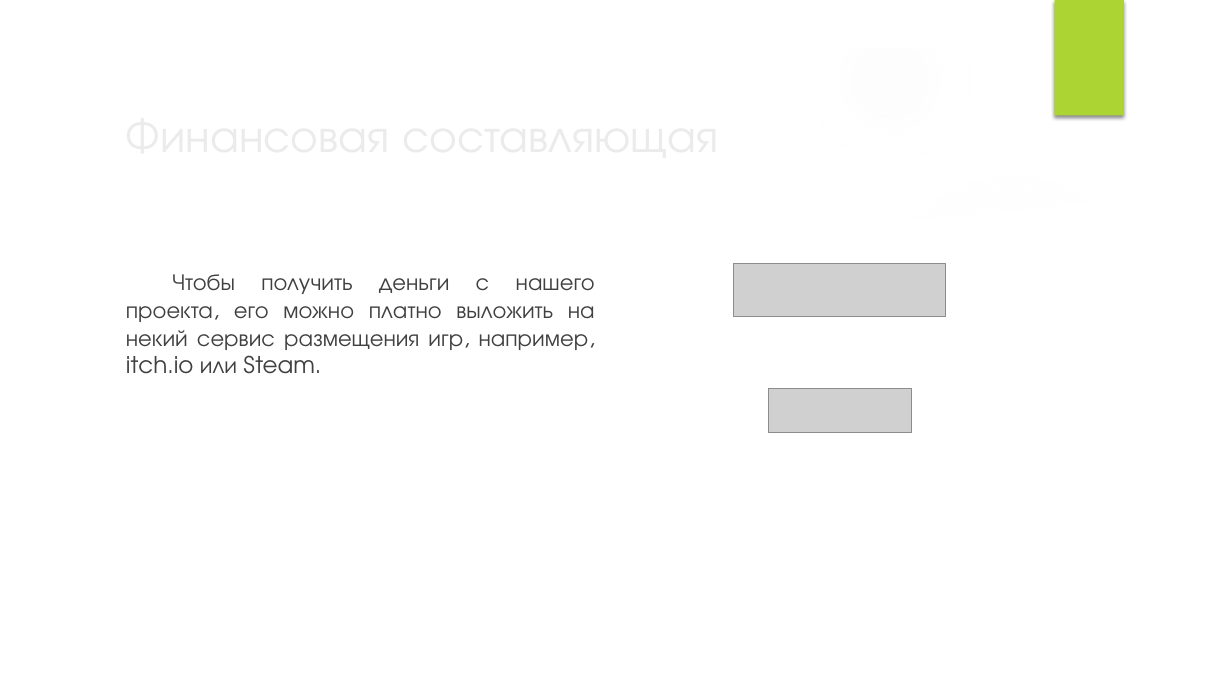
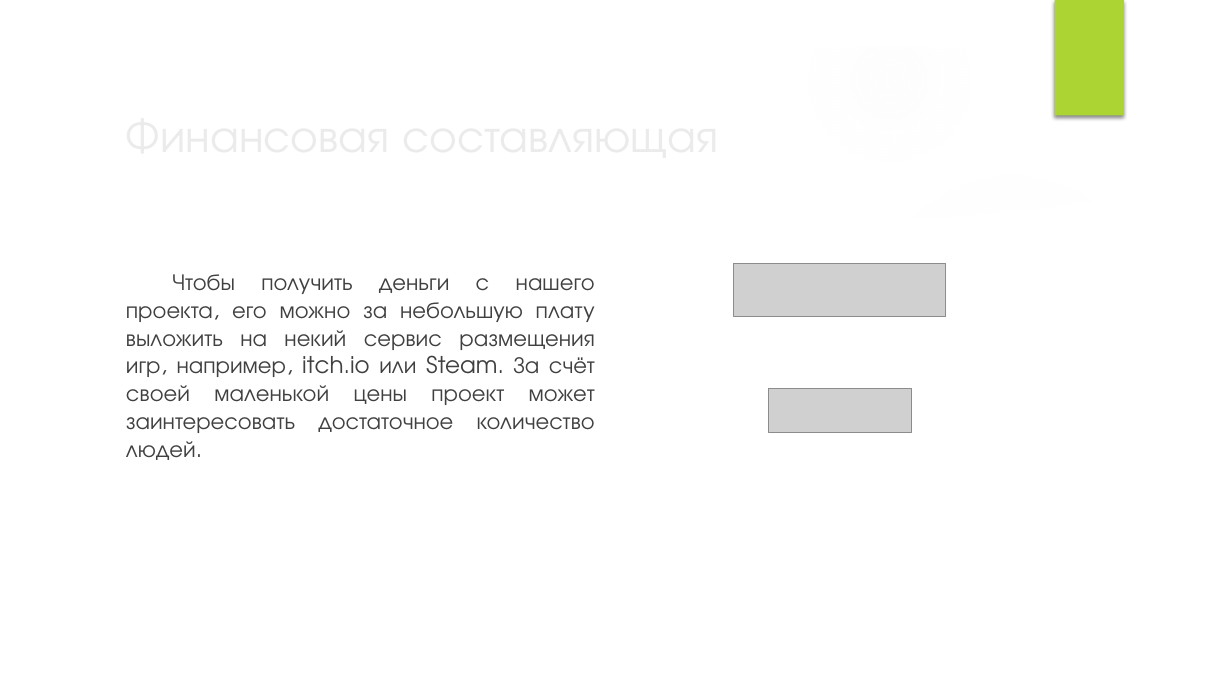
Before and after one commit to PolosinMaxim/CourseWork_Arcanoid, a slide deck: slide 10 of !Полосин 4.205-2 Презентация.pptx (slide 11 before the commit). Drawn at 1232x693 pixels with LibreOffice and Linux fonts; fonts in the diff are those of the drawing; grey boxes stand for pictures; background and template pictures are left out. Boxes give left, top, right and bottom in pixels: in the first picture for what was removed or moved away, otherwise in the second. Text is boxed around its words. In the diff, an @@ line names an element or a change of style, - is before the commit and + after.

```diff
--- a/!Полосин 4.205-2 Презентация.pptx
+++ b/!Полосин 4.205-2 Презентация.pptx
@@ text at (126,274,595,460): text changed @@
-Чтобы получить деньги с нашего проекта, его можно платно выложить на некий сервис размещения игр, например, itch.io или Steam.
+Чтобы получить деньги с нашего проекта, его можно за небольшую плату выложить на некий сервис размещения игр, например, itch.io или Steam. За счёт своей маленькой цены проект может заинтересовать достаточное количество людей.
```
Also in this commit, not shown: 3 other slides changed, 1 slide removed, 1 other file.
